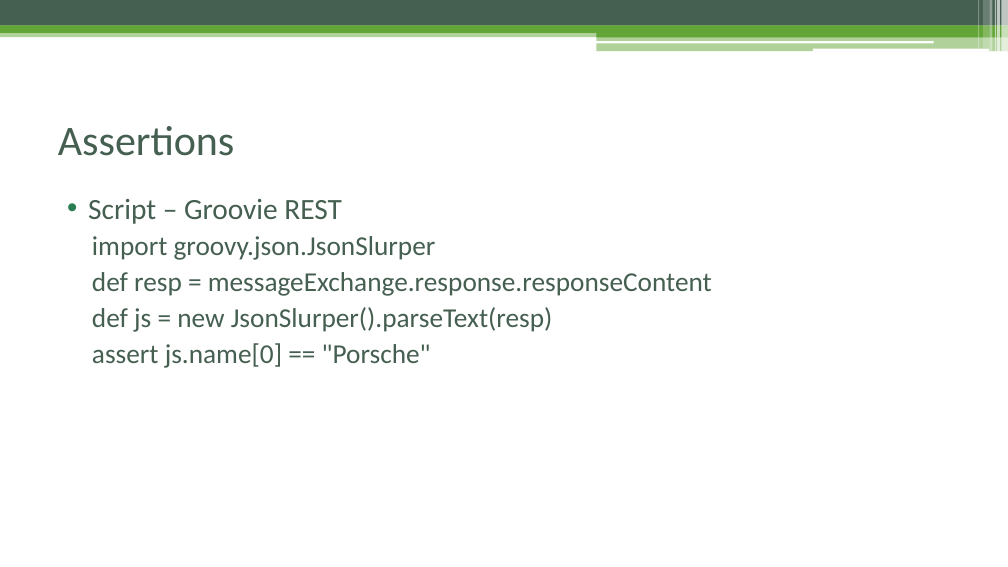
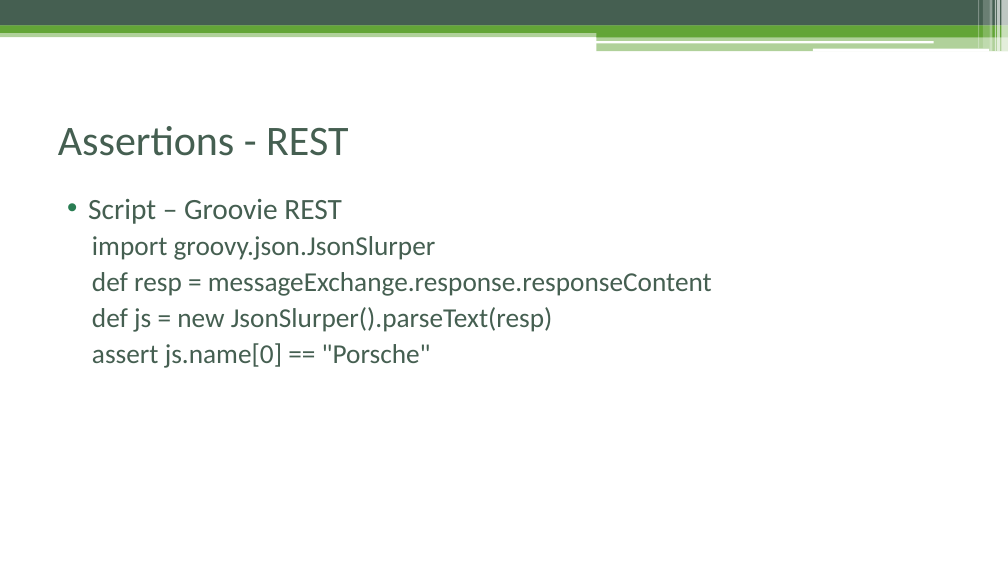
Before and after one commit to czyzyk29/SoapUI_Workshop, a slide deck: slide 33 of Warsztat_soapUI.pptx. Drawn at 1008x567 pixels with LibreOffice and Linux fonts; fonts in the diff are those of the drawing. Boxes give left, top, right and bottom in pixels: in the first picture for what was removed or moved away, otherwise in the second. Text is boxed around its words. In the diff, an @@ line names an element or a change of style, - is before the commit and + after.

```diff
--- a/Warsztat_soapUI.pptx
+++ b/Warsztat_soapUI.pptx
@@ title at bbox=[58, 126, 348, 156]: text changed @@
-Assertions
+Assertions - REST
```
Also in this commit, not shown: 15 other slides changed, 2 slides added, 10 other files.
